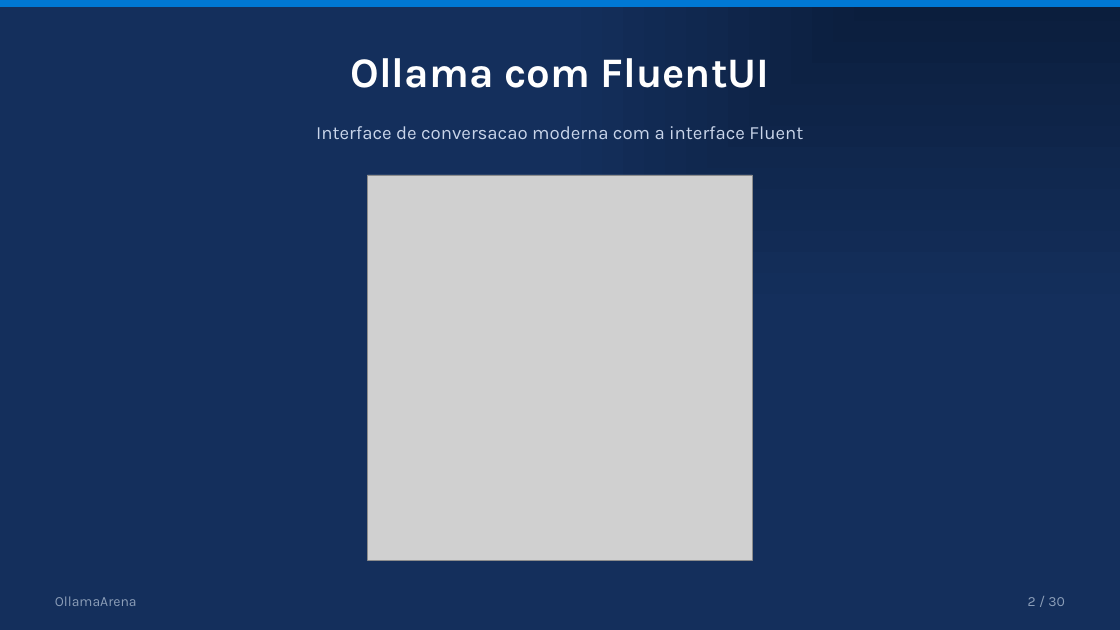
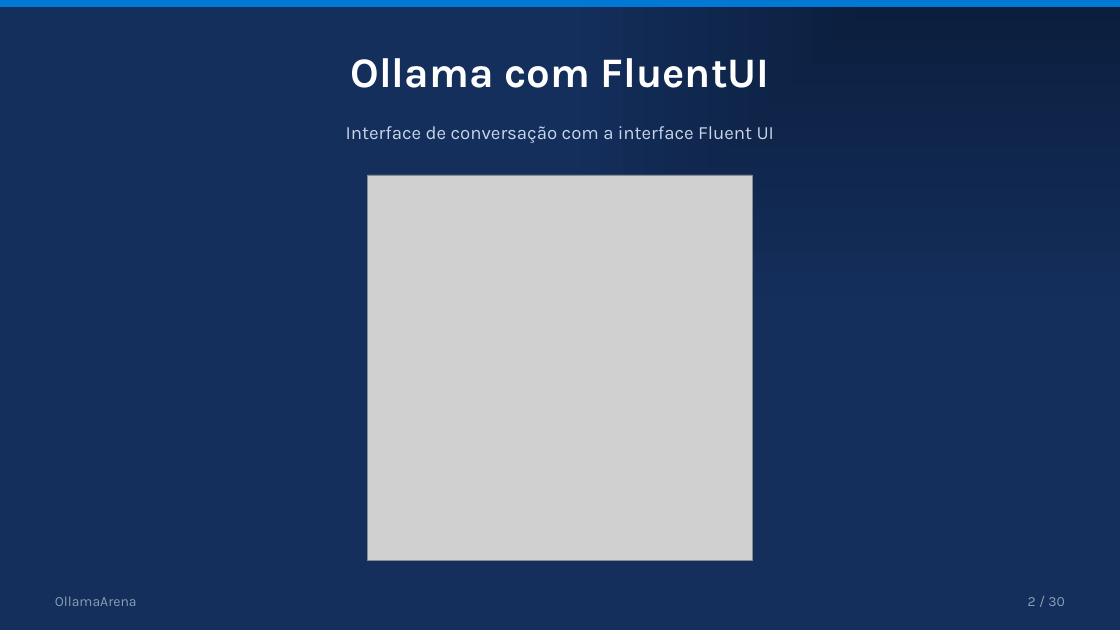
Before and after one commit to fauxtix/OllamaArena, a slide deck: slide 1 of OllamaArena/Screenshots/OllamaArena.pptx (slide 2 before the commit). Drawn at 1120x630 pixels with LibreOffice and Linux fonts; fonts in the diff are those of the drawing; grey boxes stand for pictures. Boxes give left, top, right and bottom in pixels: in the first picture for what was removed or moved away, otherwise in the second. Text is boxed around its words. In the diff, an @@ line names an element or a change of style, - is before the commit and + after.

```diff
--- a/OllamaArena/Screenshots/OllamaArena.pptx
+++ b/OllamaArena/Screenshots/OllamaArena.pptx
@@ text at (346,126,774,143): text changed @@
-Interface de conversacao moderna com a interface Fluent
+Interface de conversação com a interface Fluent UI
```
Also in this commit, not shown: 6 other slides changed, 1 slide removed, 17 other files.
